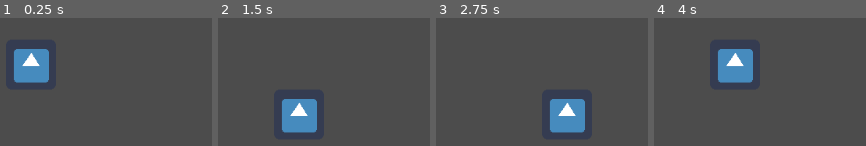
Above: before the commit, frames 1-4 (left to right).
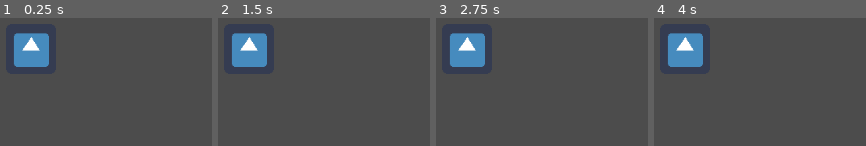
Above: after the commit, the same moments.

Repository: 8bit-treasure/game
Game: Godot game, scene res://Game.tscn
Same seed, same stepped clock (60 frames per second), same inputs: the game is played once before the commit and once after it. The engine's default icon, where the game draws it, is replaced by a stand-in: a white triangle on a blue panel in a dark square.
Inputs:
- Up to frame 1 (0.25 s): no input
- Up to frame 2 (1.5 s): tap Enter at 0.5 s; hold Right (ui_right) 0.53-1.28 s; tap Space at 1.25 s; hold Down (ui_down) from 1.28 s (still down)
- Up to frame 3 (2.75 s): tap Enter at 2 s; release Down (ui_down) at 2.03 s; hold Right (ui_right) from 2.03 s (still down)
- Up to frame 4 (4 s): tap Space at 2.75 s; release Right (ui_right) at 2.78 s; hold Up (ui_up) 2.78-3.53 s; tap Enter at 3.5 s; hold Left (ui_left) from 3.53 s (still down)

The runs differ from the first frame. In frame 1, 4.7% of the frame differs, in the area x 6-24%, y 11-51%; in frame 2, 8.7%, in the area x 6-47%, y 11-90%; in frame 3, 8.7%; in frame 4, 8.7%.

Commit message:
Clean up debug code

Diff:
--- a/engine/Controller.gd
+++ b/engine/Controller.gd
@@ -29,4 +29,7 @@
 func movement(host, delta) -> void:
   var motion : Vector2 = direction * TILE_SIZE
   host.move_and_slide(motion / delta, Vector2(0, 0))
+
+  # ensures that we're always snapped, otherwise can end up
+  # up off the grid based on collisions
   host.position = host.position.snapped(Vector2(TILE_SIZE, TILE_SIZE))
--- a/engine/Entity.gd
+++ b/engine/Entity.gd
@@ -2,4 +2,4 @@
 
 # export var SPEED : int
 # export var direction : Vector2
-export var hello = 'Hello World!'
+# export var hello = 'Hello World!'
--- a/entities/player/Player.gd
+++ b/entities/player/Player.gd
@@ -2,5 +2,4 @@
 
 
 func _physics_process(delta: float) -> void:
-  # $PlayerController.movement(self, delta)
   pass
--- a/entities/player/Player.tscn
+++ b/entities/player/Player.tscn
@@ -9,6 +9,9 @@
 
 [node name="Player" type="KinematicBody2D"]
 script = ExtResource( 2 )
+
+[node name="Camera2D" type="Camera2D" parent="."]
+current = true
 
 [node name="PlayerController" type="Node2D" parent="."]
 script = ExtResource( 3 )
--- a/entities/player/PlayerController.gd
+++ b/entities/player/PlayerController.gd
@@ -1,9 +1,6 @@
 extends Controller
 class_name PlayerController
 
-# var tile_size = 64
-# var last_position = Vector2()
-# var target_position = Vector2()
 
 
 func _init() -> void:
